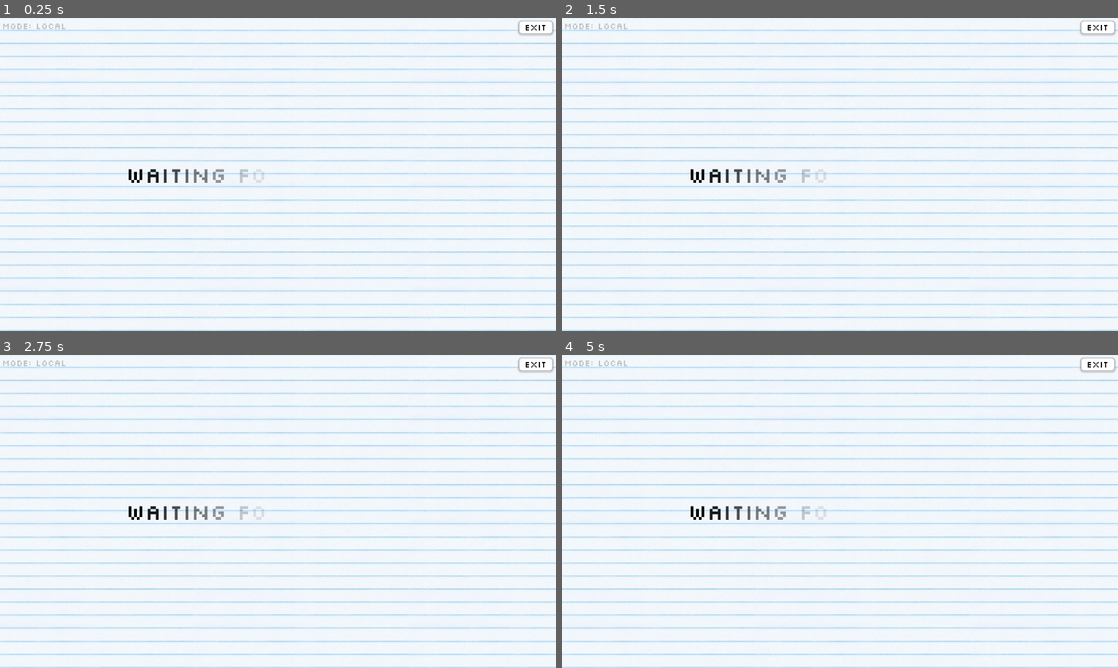
Above: before the commit, frames 1-4 (two rows, left to right).
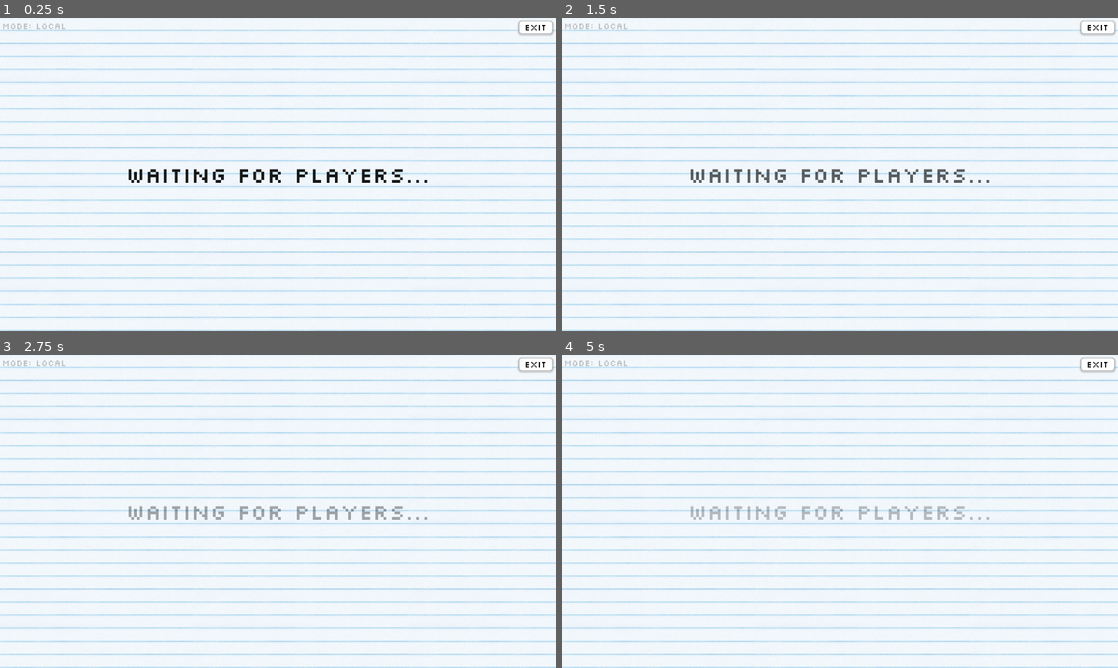
Above: after the commit, the same moments.

Repository: Neo-Ciber94/godot_tic_tac_toe
Game: Godot game, scene res://ui/scenes/online_game.tscn
Same seed, same stepped clock (60 frames per second), same inputs: the game is played once before the commit and once after it. This scene is started directly instead of the project's main scene.
Inputs (mouse positions are in pixels of both pictures, inside the frame that each line leads up to):
- Up to frame 1 (0.25 s): no input
- Up to frame 2 (1.5 s): click (840, 174) at 0.67 s; move the mouse to (728, 190) at 1.27 s; click (728, 190) at 1.42 s
- Up to frame 3 (2.75 s): move the mouse to (333, 442) at 2.02 s; click (333, 442) at 2.17 s
- Up to frame 4 (5 s): move the mouse to (812, 574) at 2.77 s; click (812, 574) at 2.92 s; move the mouse to (1006, 558) at 3.52 s; click (1006, 558) at 3.67 s; move the mouse to (673, 464) at 4.27 s; click (673, 464) at 4.42 s

The runs differ from the first frame. In frame 1, 0.7% of the frame differs, in the area x 29-77%, y 48-53%; in frame 2, 0.7%; in frame 3, 0.7%, in the area x 23-77%, y 48-53%; in frame 4, 0.7%.

Commit message:
Update message display

Diff:
--- a/ui/message_display.gd
+++ b/ui/message_display.gd
@@ -22,54 +22,31 @@
 	RAINBOW
 }
 
-class MessageBuilder:
-	var msg_display: MessageDisplay;
-	var position: Position = Position.CENTER;
-	var size: Size = Size.LARGE;
-	var effect: Effect = Effect.NONE;
+signal on_click;
 
-	func _init(message_display: MessageDisplay):
-		msg_display = message_display;
-
-	func with_position(new_pos: Position) -> MessageBuilder:
-		self.position = new_pos;
-		return self;
-
-	func with_size(new_size: Size) -> MessageBuilder:
-		self.size = new_size;
-		return self;
-
-	func with_effect(new_effect: Effect) -> MessageBuilder:
-		self.effect = new_effect;
-		return self;
-
-	func show_message(msg: String, color: Color = Color.BLACK) -> void:
-		msg_display.show_message(
-			msg,
-			color,
-			position,
-			size,
-			effect
-		)
-
-signal on_click;
+var _position: Position = Position.CENTER;
+var _size: Size = Size.LARGE;
+var _effect : Effect = Effect.NONE;
 
 func _gui_input(event):
 	if event is InputEventMouseButton and event.pressed:
 		on_click.emit()
 
+func set_message_position(new_pos: Position):
+	_position = new_pos;
 
-func with_effect(new_effect: Effect) -> MessageBuilder:
-	return MessageBuilder.new(self).with_effect(new_effect)
+func set_message_size(new_size: Size):
+	_size = new_size;
 
-func with_position(new_pos: Position) -> MessageBuilder:
-	return MessageBuilder.new(self).with_position(new_pos)
+func set_message_effect(new_effect: Effect):
+	_effect = new_effect;
 
-func with_size(new_size: Size) -> MessageBuilder:
-	return MessageBuilder.new(self).with_size(new_size)
+func show_message(msg: String, color: Color = Color.BLACK):
+	clear()
+	add_theme_font_size_override("normal_font_size", _size)
+	push_color(color);
 
-func show_message(msg: String, color: Color = Color.BLACK, position: Position = Position.CENTER, size: Size = Size.LARGE, effect = Effect.NONE):
-	match position:
+	match _position:
 		Position.CENTER:
 			vertical_alignment = VERTICAL_ALIGNMENT_CENTER
 		Position.TOP:
@@ -77,11 +54,7 @@
 		Position.BOTTOM:
 			vertical_alignment = VERTICAL_ALIGNMENT_BOTTOM
 
-	clear()
-	add_theme_font_size_override("normal_font_size", size)
-	push_color(color);
-
-	match effect:
+	match _effect:
 		Effect.NONE:
 			append_text(msg)
 		Effect.SHAKE:
@@ -94,3 +67,10 @@
 			append_text("[fade]" + msg + "[/fade]")
 		Effect.RAINBOW:
 			append_text("[rainbow]" + msg + "[/rainbow]")
+
+	#_reset_message.call_deferred()
+
+func _reset_message():
+	_position = Position.CENTER;
+	_size = Size.LARGE;
+	_effect = Effect.NONE;
--- a/ui/scenes/online_game.gd
+++ b/ui/scenes/online_game.gd
@@ -14,7 +14,9 @@
 func _ready():
 	_board.hide();
 	_message_display.show();
-	_message_display.with_size(MessageDisplay.Size.MEDIUM).with_effect(MessageDisplay.Effect.FADE).show_message("Waiting for players...");
+	_message_display.set_message_size(MessageDisplay.Size.MEDIUM)
+	_message_display.set_message_effect(MessageDisplay.Effect.PULSE)
+	_message_display.show_message("Waiting for players...");
 
 	_board.on_hover.connect(_on_hover);
 	_board.on_click.connect(_on_click);
